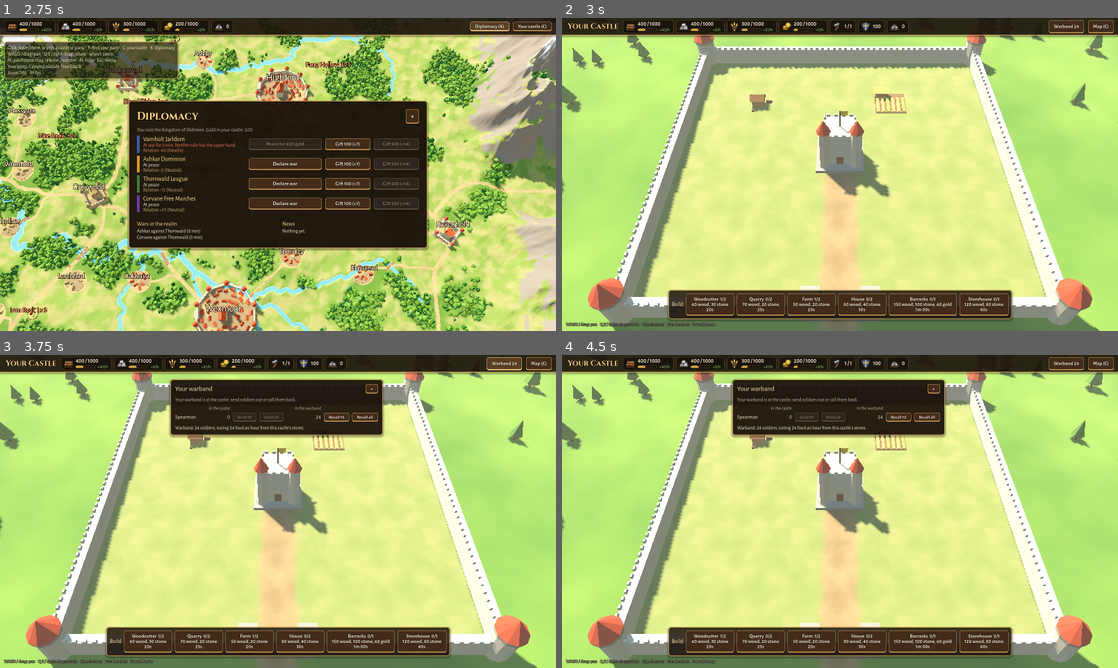
Above: before the commit, frames 1-4 (two rows, left to right).
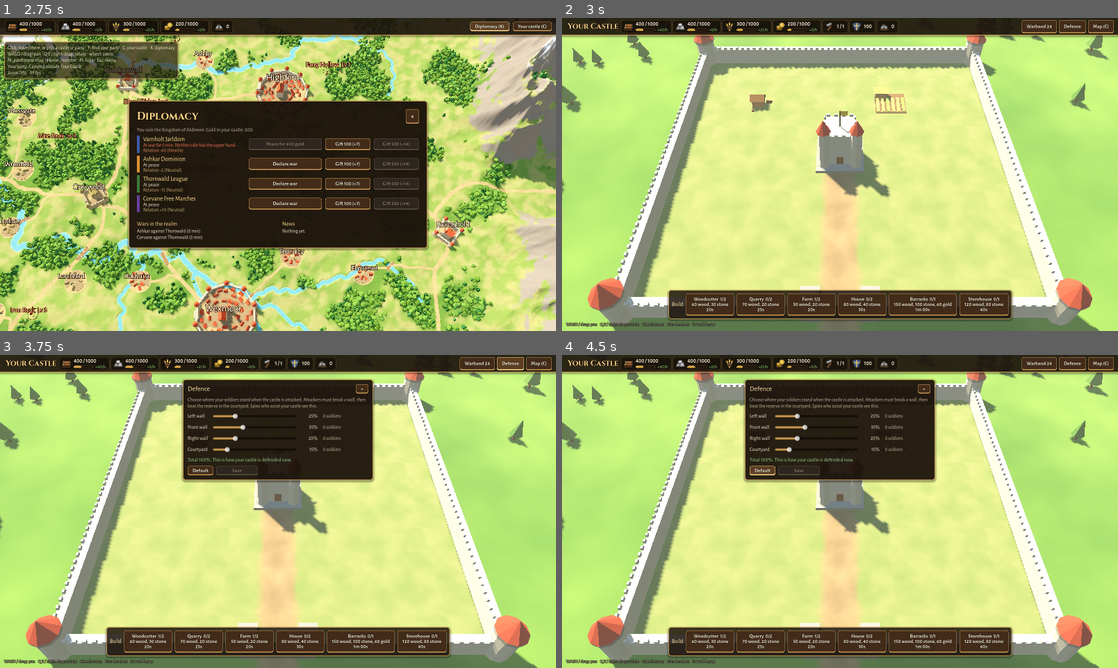
Above: after the commit, the same moments.

Repository: xMrSinnerM/MedievalStrategyGame
Game: Godot game, scene res://scenes/main.tscn
Same seed, same stepped clock (60 frames per second), same inputs: the game is played once before the commit and once after it.
Inputs (mouse positions are in pixels of both pictures, inside the frame that each line leads up to):
- Up to frame 1 (2.75 s): click "New game" at 0.5 s; click "Start here" at 1.25 s; click "Diplomacy (K)" at 2 s
- Up to frame 2 (3 s): click "Your castle (C)" at 2.75 s
- Up to frame 3 (3.75 s): click (511, 364) at 3.5 s, where only the run after the commit has a clickable "Defence"
- Up to frame 4 (4.5 s): click (762, 470) at 4.25 s, where only the run after the commit has a clickable "Default"

Frame 1 is identical in both runs. In frame 2, 1.0% of the frame differs, in the area x 10-95%, y 0-5%; in frame 3, 8.4%, in the area x 10-95%, y 0-41%; in frame 4, 8.4%.

Commit message:
Siege waves: set your defenders on the walls
A Defence panel in the castle screen with a slider per wall and the
courtyard, saved per castle and sent to the server online; spy reports
show the layout.

Co-Authored-By: Claude Opus 5.5 (1M context) <noreply@anthropic.com>
Claude-Session: https://claude.ai/code/session_014AD6siDvUif25H2V7v3EUu

Diff:
--- a/scripts/core/economy.gd
+++ b/scripts/core/economy.gd
@@ -1028,6 +1028,23 @@
 	return ""
 
 
+func set_layout(castle: CastleState, layout: Dictionary) -> String:
+	## Sets how a castle's defenders spread over its walls and courtyard
+	## (percentages, see Battle.siege()). Returns "" or why not.
+	var why := Battle.check_layout(layout)
+	if why != "":
+		return why
+	var clean := {}
+	for key: String in Battle.DEFAULT_LAYOUT:
+		clean[key] = int(layout[key])
+	castle.layout = clean
+	if online and castle == player_castle:
+		get_node("/root/Online").order({"action": "set_layout", "layout": clean})
+	save_game()
+	changed.emit()
+	return ""
+
+
 func max_waves() -> int:
 	## How many waves your keep lets you send in one attack.
 	return Battle.waves_for_keep(player_castle.keep_level())
--- a/scripts/ui/castle_hud.gd
+++ b/scripts/ui/castle_hud.gd
@@ -11,6 +11,8 @@
 var _resources: ResourceBar
 var _warband_button: Button
 var _warband: PanelContainer
+var _defence_button: Button
+var _defence: PanelContainer
 var _recruit: VBoxContainer
 var _build_menu: PanelContainer
 var _build_buttons := {}       ## type -> Button
@@ -71,6 +73,12 @@
 	_warband.grow_horizontal = Control.GROW_DIRECTION_BOTH
 	_warband.offset_top = 70
 	add_child(_warband)
+	_defence = preload("res://scripts/ui/defence_panel.gd").new()
+	_defence.hud = self
+	_defence.set_anchors_and_offsets_preset(Control.PRESET_CENTER_TOP)
+	_defence.grow_horizontal = Control.GROW_DIRECTION_BOTH
+	_defence.offset_top = 70
+	add_child(_defence)
 	Economy.changed.connect(_refresh)
 
 
@@ -83,6 +91,8 @@
 	# Only your main castle has a warband; castles you capture just hold a garrison.
 	_warband_button.visible = view.editable and view.castle == Economy.player_castle and not Economy.online
 	_warband.visible = false
+	_defence_button.visible = view.editable
+	_defence.visible = false
 	_queue_signature = "?"
 	_on_mode_changed(view.mode)
 	_refresh()
@@ -96,7 +106,7 @@
 	bar.set_anchors_and_offsets_preset(Control.PRESET_TOP_WIDE)
 	add_child(bar)
 	var row := HBoxContainer.new()
-	row.add_theme_constant_override("separation", 12)
+	row.add_theme_constant_override("separation", 6)
 	bar.add_child(row)
 	_title = MenuStyle.title("", 22)
 	_title.custom_minimum_size = Vector2(150, 0)
@@ -104,6 +114,8 @@
 	_title.size_flags_vertical = Control.SIZE_SHRINK_CENTER
 	row.add_child(_title)
 	_resources = ResourceBar.new()
+	# Tighter than on the map, to leave room for the Warband and Defence buttons at 1280 wide.
+	_resources.add_theme_constant_override("separation", 4)
 	row.add_child(_resources)
 	var spacer := Control.new()
 	spacer.size_flags_horizontal = Control.SIZE_EXPAND_FILL
@@ -111,8 +123,17 @@
 	_warband_button = _button("Warband")
 	_warband_button.pressed.connect(func() -> void:
 		_warband.visible = not _warband.visible
+		_defence.visible = false
 		_warband.refresh())
 	row.add_child(_warband_button)
+	_defence_button = _button("Defence")
+	_defence_button.tooltip_text = "Choose how your soldiers man the walls"
+	_defence_button.pressed.connect(func() -> void:
+		_defence.visible = not _defence.visible
+		_warband.visible = false
+		if _defence.visible:
+			_defence.refresh())
+	row.add_child(_defence_button)
 	var back := _button("Map (C)")
 	back.pressed.connect(func() -> void: EventBus.world_map_requested.emit())
 	row.add_child(back)
@@ -249,6 +270,8 @@
 	if view == null or view.castle == null or not is_inside_tree():
 		return
 	var castle: CastleState = view.castle
+	if _defence.visible:
+		_defence.update_counts()
 	var rules := castle.rules
 	_title.text = castle.castle_name
 	_resources.show_castle(castle)
@@ -321,6 +344,8 @@
 	if type == "keep":
 		lines.append("[b]Builders:[/b] %d, at level %d: %d" % [rules.builders(b.level), mini(b.level + 1, max_level), rules.builders(mini(b.level + 1, max_level))])
 		lines.append("Other buildings can reach level %d" % rules.max_level("woodcutter", b.level))
+	if type == "wall" and view.editable:
+		lines.append("Choose how your soldiers man the walls with [b]Defence[/b] at the top.")
 	var reason := castle.check_upgrade(b.id) if view.editable else ""
 	if not view.editable:
 		pass
--- /dev/null
+++ b/scripts/ui/defence_panel.gd
@@ -0,0 +1,173 @@
+extends PanelContainer
+## Sets how a castle's garrison mans its defences (CastleState.layout): the
+## share of soldiers on the left, front and right walls and in the courtyard,
+## where they make a last stand once a wall is broken (Battle.siege()). Spies
+## who scout the castle see this layout.
+
+const TEXT := Color(0.95, 0.9, 0.8)
+const MUTED := Color(0.78, 0.72, 0.62)
+const HEAD := Color(1.0, 0.9, 0.65)
+const BAD := Color(1.0, 0.6, 0.48)
+const GOOD := Color(0.62, 0.82, 0.54)
+const POSTS := ["left", "front", "right", "courtyard"]
+const NAMES := {"left": "Left wall", "front": "Front wall", "right": "Right wall", "courtyard": "Courtyard"}
+
+var hud: CanvasLayer     ## the castle HUD, for its view and button style
+
+var _sliders := {}       ## post -> HSlider
+var _shares := {}        ## post -> Label with the percentage
+var _counts := {}        ## post -> Label with the soldiers there
+var _total: Label
+var _save: Button
+var _quiet := false
+
+
+func _ready() -> void:
+	add_theme_stylebox_override("panel", MenuStyle.panel(0.92, 14))
+	visible = false
+	var box := VBoxContainer.new()
+	box.add_theme_constant_override("separation", 10)
+	add_child(box)
+	var head := HBoxContainer.new()
+	box.add_child(head)
+	var title := _label("Defence", 20, HEAD)
+	title.size_flags_horizontal = Control.SIZE_EXPAND_FILL
+	head.add_child(title)
+	var close: Button = hud._button("×")
+	close.custom_minimum_size = Vector2(30, 0)
+	close.pressed.connect(func() -> void: visible = false)
+	head.add_child(close)
+	var about := _label("Choose where your soldiers stand when the castle is attacked. Attackers must "
+			+ "break a wall, then beat the reserve in the courtyard. Spies who scout your castle see this.", 14, MUTED)
+	about.autowrap_mode = TextServer.AUTOWRAP_WORD_SMART
+	about.custom_minimum_size = Vector2(520, 0)
+	box.add_child(about)
+	var grid := GridContainer.new()
+	grid.columns = 4
+	grid.add_theme_constant_override("h_separation", 14)
+	grid.add_theme_constant_override("v_separation", 8)
+	box.add_child(grid)
+	for post: String in POSTS:
+		grid.add_child(_label(NAMES[post], 15, TEXT))
+		var slider := HSlider.new()
+		slider.min_value = 0
+		slider.max_value = 100
+		slider.step = 5
+		slider.custom_minimum_size = Vector2(240, 24)
+		slider.size_flags_vertical = Control.SIZE_SHRINK_CENTER
+		slider.focus_mode = Control.FOCUS_NONE
+		slider.value_changed.connect(func(_v: float) -> void:
+			if not _quiet:
+				_update())
+		grid.add_child(slider)
+		_sliders[post] = slider
+		var share := _label("", 15, TEXT)
+		share.custom_minimum_size = Vector2(48, 0)
+		share.horizontal_alignment = HORIZONTAL_ALIGNMENT_RIGHT
+		grid.add_child(share)
+		_shares[post] = share
+		var count := _label("", 14, MUTED)
+		count.custom_minimum_size = Vector2(120, 0)
+		grid.add_child(count)
+		_counts[post] = count
+	_total = _label("", 15, TEXT)
+	box.add_child(_total)
+	var buttons := HBoxContainer.new()
+	buttons.add_theme_constant_override("separation", 8)
+	box.add_child(buttons)
+	var reset: Button = hud._button("Default")
+	reset.tooltip_text = "25% left, 35% front, 25% right, 15% courtyard"
+	reset.pressed.connect(func() -> void: _show(Battle.DEFAULT_LAYOUT))
+	buttons.add_child(reset)
+	_save = hud._button("Save")
+	_save.custom_minimum_size = Vector2(120, 0)
+	_save.pressed.connect(_save_layout)
+	buttons.add_child(_save)
+
+
+func refresh() -> void:
+	## Shows the castle's current layout.
+	_show(hud.view.castle.layout)
+
+
+func layout() -> Dictionary:
+	## The layout as set on the sliders.
+	var out := {}
+	for post: String in POSTS:
+		out[post] = int(_sliders[post].value)
+	return out
+
+
+func _show(values: Dictionary) -> void:
+	_quiet = true
+	for post: String in POSTS:
+		_sliders[post].value = int(values.get(post, 0))
+	_quiet = false
+	_update()
+
+
+static func sum_ok(values: Dictionary) -> bool:
+	var sum := 0
+	for post: String in POSTS:
+		sum += int(values[post])
+	return sum == 100
+
+
+func update_counts() -> void:
+	## Called when the castle changes: the soldiers at each post (and whether
+	## the sliders differ from the saved layout), keeping what is being edited.
+	_update()
+
+
+func _update() -> void:
+	var castle: CastleState = hud.view.castle
+	var now := layout()
+	var posts := Battle.split(castle.troops, now, ["left", "right", "courtyard", "front"])
+	var sum := 0
+	for post: String in POSTS:
+		sum += int(now[post])
+		_shares[post].text = "%d%%" % now[post]
+		var n := 0
+		for unit: String in posts[post]:
+			n += int(posts[post][unit])
+		_counts[post].text = "%d soldier%s" % [n, "" if n == 1 else "s"] if sum_ok(now) else ""
+	var editable: bool = hud.view.editable
+	for post: String in POSTS:
+		_sliders[post].editable = editable
+	if sum != 100:
+		_total.text = "Total %d%%: the walls and courtyard must add up to 100%%." % sum
+		_total.add_theme_color_override("font_color", BAD)
+	elif now == castle.layout:
+		_total.text = "Total 100%. This is how your castle is defended now."
+		_total.add_theme_color_override("font_color", GOOD)
+	else:
+		_total.text = "Total 100%. Press Save to use this layout."
+		_total.add_theme_color_override("font_color", TEXT)
+	if sum == 100:
+		var empty: PackedStringArray = []
+		for post: String in ["left", "front", "right"]:
+			if int(now[post]) == 0:
+				empty.append(post)
+		if not empty.is_empty():
+			_total.text += "\nNobody guards the %s wall%s: attackers walk straight in." % [" and ".join(empty), "s" if empty.size() > 1 else ""]
+		if int(now.courtyard) == 0:
+			_total.text += "\nNobody waits in the courtyard: one broken wall loses the castle."
+	_save.visible = editable
+	_save.disabled = sum != 100 or now == castle.layout
+
+
+func _save_layout() -> void:
+	var why := Economy.set_layout(hud.view.castle, layout())
+	if why != "":
+		hud._show_toast(why)
+		return
+	hud._show_toast("Your soldiers take up their new posts.")
+	_update()
+
+
+func _label(text: String, size: int, color: Color) -> Label:
+	var l := Label.new()
+	l.text = text
+	l.add_theme_font_size_override("font_size", size)
+	l.add_theme_color_override("font_color", color)
+	return l
--- a/scripts/ui/player_panel.gd
+++ b/scripts/ui/player_panel.gd
@@ -138,6 +138,10 @@
 		for unit: String in troops:
 			lines.append("    %d %s" % [int(troops[unit]), Economy.rules.unit_plural(unit)])
 		lines.append("    Walls: defenders +%d%% defence" % roundi((float(seen.get("wall", 1.0)) - 1.0) * 100.0))
+		var layout: Variant = seen.get("layout")
+		if Battle.check_layout(layout) == "":
+			lines.append("    Posts: left %d%%, front %d%%, right %d%%, courtyard %d%%" % [int(layout.left), int(layout.front),
+					int(layout.right), int(layout.courtyard)])
 	for r: Dictionary in Economy.raids:
 		if r.get("mine", false) and String(r.defender_name) == player_name:
 			var out: bool = r.state == "out"
--- a/tests/test_economy.gd
+++ b/tests/test_economy.gd
@@ -35,6 +35,7 @@
 	test_baron_placer()
 	test_marches()
 	test_march_waves()
+	test_set_layout()
 	print("%d checks, %d failed" % [checks, failures])
 	quit(1 if failures > 0 else 0)
 
@@ -773,6 +774,21 @@
 	eco.free()
 
 
+func test_set_layout() -> void:
+	var eco = load("res://scripts/core/economy.gd").new()
+	eco.save_dir = "user://test_saves"
+	eco.begin_new(1)
+	check(eco.player_castle.layout == Battle.DEFAULT_LAYOUT, "a new castle uses the default layout")
+	check(eco.set_layout(eco.player_castle, {"left": 50, "front": 40, "right": 20, "courtyard": 20}) != "", "a layout must add up to 100%")
+	check(eco.set_layout(eco.player_castle, {"left": 10, "front": 60.0, "right": 10, "courtyard": 20}) == "", "a good layout is set")
+	check(eco.player_castle.layout == {"left": 10, "front": 60, "right": 10, "courtyard": 20}, "as whole numbers")
+	eco.begin_load(1)
+	check(eco.player_castle.layout.front == 60, "and saved")
+	eco.delete_slot(1)
+	DirAccess.remove_absolute(ProjectSettings.globalize_path("user://test_saves"))
+	eco.free()
+
+
 func _first(c: CastleState, type: String) -> int:
 	for b in c.buildings:
 		if b.type == type:
Not shown, changed: README.md
